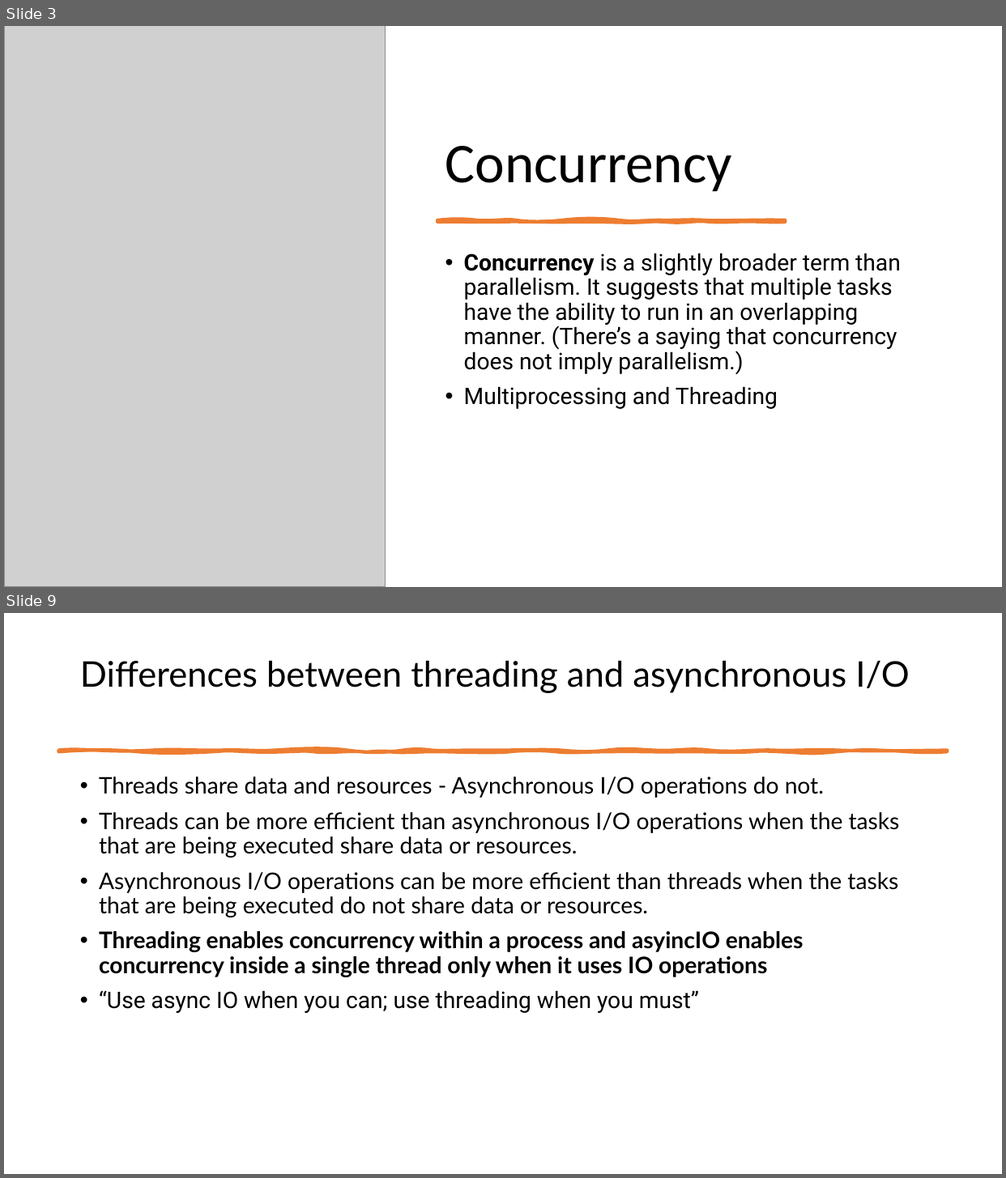
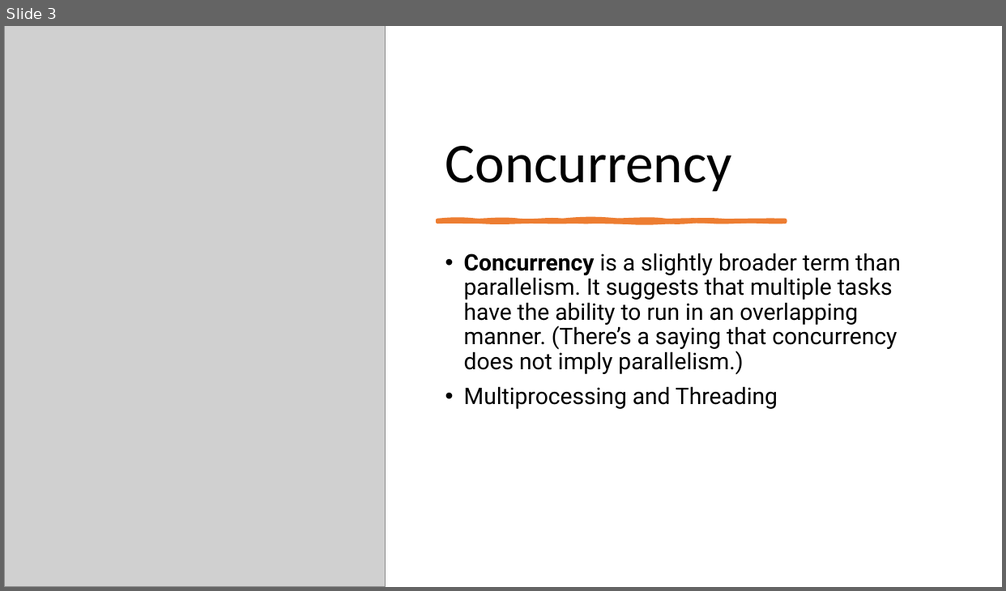
Before and after one commit to Scaleup-Excellenteam/final-exercise-damianti, a slide deck: controller/pptx_parser_/asyncio-intro.pptx. Shown one above the other, each under a label of ours: slides 3 and 9 before the commit, slide 3 after it; the slides between them are not shown. The pictures are 1006x1178 and 1006x591 pixels, drawn with LibreOffice and Linux fonts; fonts in the diff are those of the drawing; grey boxes stand for pictures. Boxes give left, top, right and bottom in pixels: in the first picture for what was removed or moved away, otherwise in the second. Text is boxed around its words. In the diff, an @@ line names an element or a change of style, - is before the commit and + after.

Commit message:
finished async io with gpt. it still doesnt work because of the key

```diff
--- a/controller/pptx_parser_/asyncio-intro.pptx
+++ b/controller/pptx_parser_/asyncio-intro.pptx
@@ slide 9 removed at (4,613,1002,1174), background #FFFFFF @@
@@ title removed at (80,661,909,693) @@
-Differences between threading and asynchronous I/O
@@ freeform shape removed at (58,750,948,752) @@
@@ text removed at (99,777,900,1013) @@
-• Threads share data and resources - Asynchronous I/O operations do not.
-• Threads can be more efficient than asynchronous I/O operations when the tasks that are being executed share data or resources.
-• Asynchronous I/O operations can be more efficient than threads when the tasks that are being executed do not share data or resources.
-• Threading enables concurrency within a process and asyincIO enables concurrency inside a single thread only when it uses IO operations
-• “Use async IO when you can; use threading when you must”
@@ slide 3 changed as well @@
@@ freeform shape at (437,220,785,222): outline redrawn @@
```
Also in this commit, not shown: 1 other slide changed, 6 other slides removed, 4 other files.
